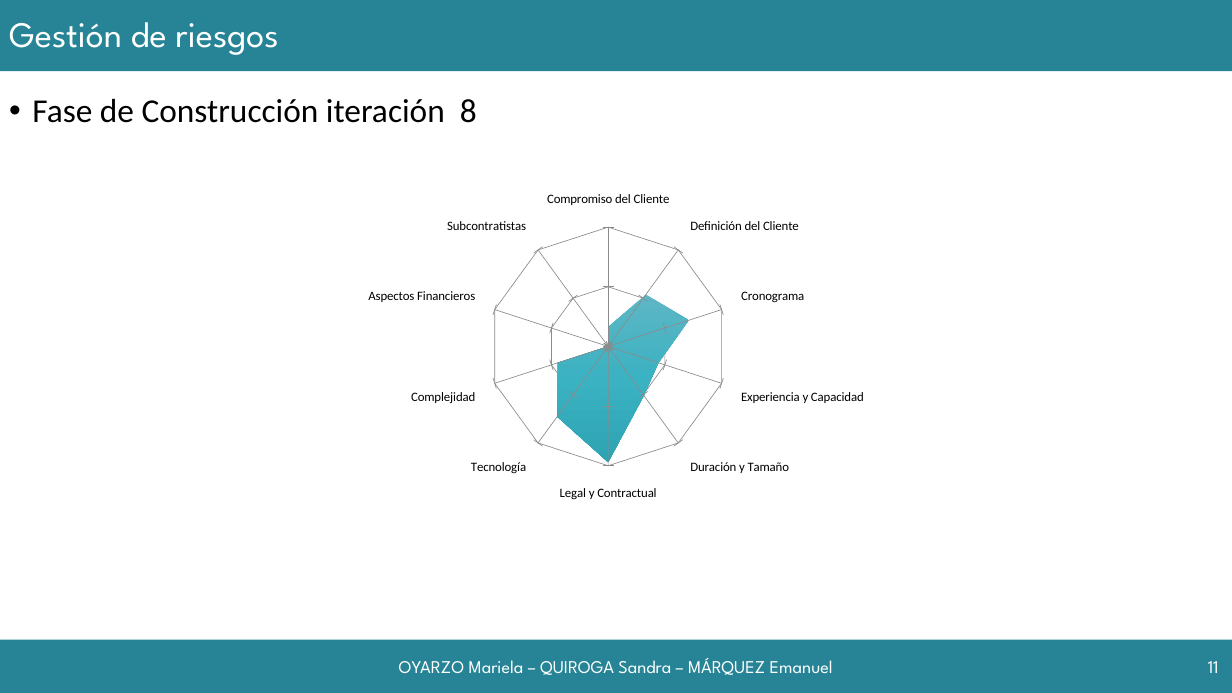
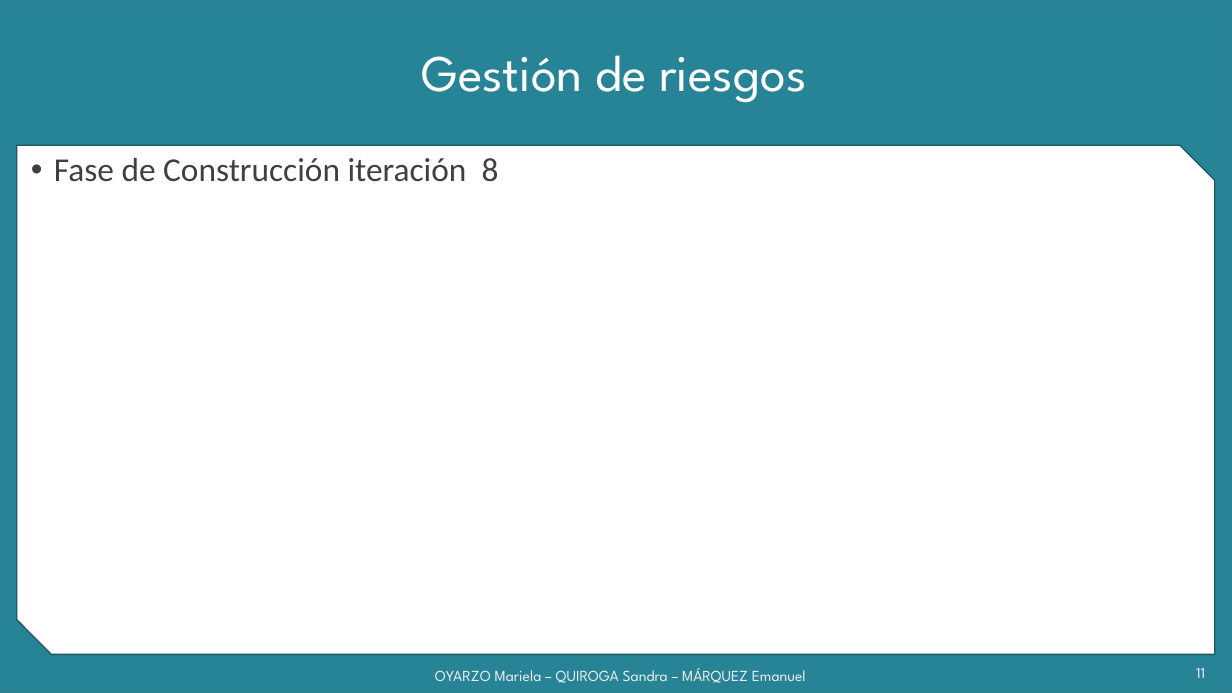
Before and after one commit to grupoyenu/yenu, a slide deck: slide 11 of 08. Presentaciones/Presentación 11.pptx. Drawn at 1232x693 pixels with LibreOffice and Linux fonts; fonts in the diff are those of the drawing; background and template pictures are left out. Boxes give left, top, right and bottom in pixels: in the first picture for what was removed or moved away, otherwise in the second. Text is boxed around its words. In the diff, an @@ line names an element or a change of style, - is before the commit and + after.

```diff
--- a/08. Presentaciones/Presentación 11.pptx
+++ b/08. Presentaciones/Presentación 11.pptx
@@ background #FFFFFF to #F2F2F2 @@
@@ rectangle removed at (x1=0, y1=0, x2=1232, y2=71) @@
@@ rectangle added at (x1=0, y1=0, x2=1232, y2=693), fill #268496, outline #30818C 1 pt @@
@@ title "Gestión de riesgos" moved from (x1=9, y1=22, x2=278, y2=55) to (x1=422, y1=55, x2=806, y2=103) @@
@@ title "Gestión de riesgos" at (x1=422, y1=55, x2=806, y2=103): size 28 to 40 pt; alignment left to centre @@
@@ snip diag rect added at (x1=17, y1=145, x2=1215, y2=654), fill #FFFFFF, outline #20575E 1 pt @@
@@ text "Fase de Construcción iteración 8" moved from (x1=32, y1=99, x2=477, y2=123) to (x1=54, y1=158, x2=499, y2=182) @@
@@ text "Fase de Construcción iteración 8" at (x1=54, y1=158, x2=499, y2=182): text colour #000000 to #404040 @@
@@ radar filled chart removed at (x1=359, y1=186, x2=874, y2=507) @@
-categories: Compromiso del Cliente, Definición del Cliente, Cronograma, Experiencia y Capacidad, Duración y Tamaño, Legal y Contractual, Tecnología, Complejidad, Aspectos Financieros, Subcontratistas
-Series 1: 17, 56, 73, 46, 53, 100, 75, 46, 0, 0
@@ rectangle removed at (x1=0, y1=640, x2=1232, y2=693) @@
@@ text "OYARZO Mariela – QUIROGA Sandra ..." moved from (x1=399, y1=658, x2=833, y2=675) to (x1=435, y1=668, x2=806, y2=683) @@
@@ text "OYARZO Mariela – QUIROGA Sandra ..." at (x1=435, y1=668, x2=806, y2=683): size 14 to 12 pt, text colour #FFFFFF to gradient #9E9E9E to #EDEDED to #FFFFFF @@
@@ page number at (x1=1196, y1=668, x2=1205, y2=678): size 14 to 12 pt, text colour #FFFFFF to gradient #9E9E9E to #EDEDED to #FFFFFF @@
@@ page number moved from (x1=1208, y1=661, x2=1219, y2=673) to (x1=1196, y1=668, x2=1205, y2=678) @@
```
Also in this commit, not shown: 9 other slides changed, 1 slide removed.
